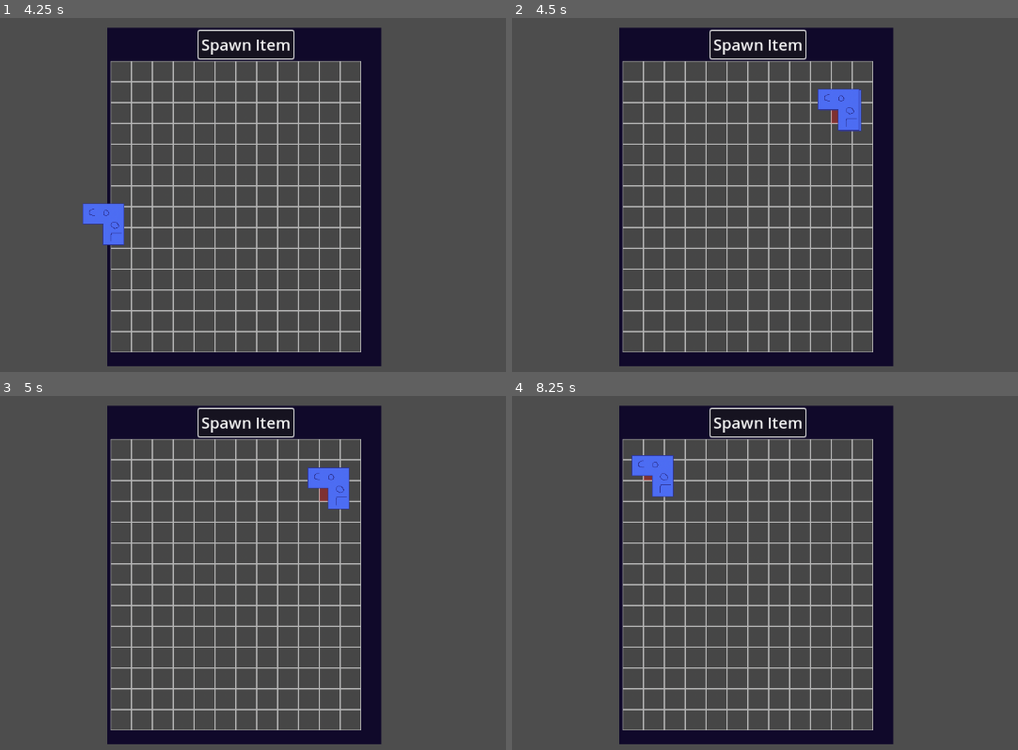
Above: before the commit, frames 1-4 (two rows, left to right).
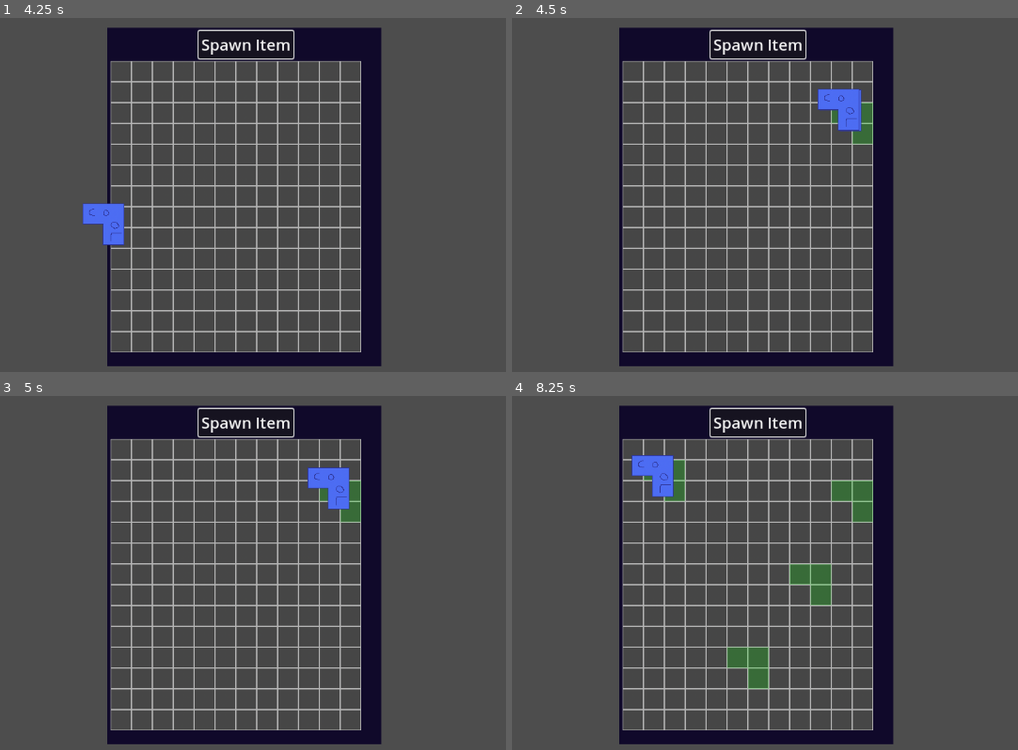
Above: after the commit, the same moments.

Repository: zMenta/Godot4GridInventory
Game: Godot game, scene res://main/main.tscn
Two runs of this game, one before a commit and one after it. Both use one fixed random seed, a clock stepped at 60 frames per second and the inputs below.
Inputs (mouse positions are in pixels of both pictures, inside the frame that each line leads up to):
- Up to frame 1 (4.25 s): click "Spawn Item" at 0.5 s; click "Spawn Item" at 1.25 s; click "Spawn Item" at 2 s; tap Enter at 2.75 s; move the mouse to (419, 180) at 2.77 s; tap Space at 3.5 s; move the mouse to (101, 223) at 3.52 s
- Up to frame 2 (4.5 s): tap Enter at 4.25 s; move the mouse to (840, 110) at 4.27 s
- Up to frame 3 (5 s): no input
- Up to frame 4 (8.25 s): tap Space at 5, 6.5 s; move the mouse to (729, 665) at 5.02 s; tap Enter at 5.75 s; move the mouse to (992, 643) at 5.77 s; move the mouse to (542, 519) at 6.52 s; move the mouse to (805, 580) at 7.27 s; move the mouse to (653, 477) at 8.02 s

Frame 1 is identical in both runs. In frame 2, 0.4% of the frame differs, in the area x 63-72%, y 23-36%; in frame 3, 0.4%; in frame 4, 2.5%, in the area x 26-72%, y 18-83%.

Commit message:
inventory grid checking slots WIP

Diff:
--- a/GridInventory/inventory_ui/inventory_ui.gd
+++ b/GridInventory/inventory_ui/inventory_ui.gd
@@ -4,8 +4,13 @@
 
 @onready var slot_scene : PackedScene = preload("res://inventory_ui/slot/slot.tscn")
 @onready var grid_container : GridContainer = $ColorRect/MarginContainer/VBoxContainer/ScrollContainer/GridContainer
+@onready var col_count : int = grid_container.columns
 
 var slot_array : Array[TextureRect] = []
+var item_held : Item = null
+var current_slot : Slot = null
+var can_place := false
+var icon_anchor : Vector2i
 
 func _ready() -> void:
 	for i in range(slot_amount):
@@ -18,13 +23,60 @@
 
 
 func _on_slot_mouse_entered(slot: Slot) -> void:
-	slot.state = slot.States.OCCUPIED
+	icon_anchor = Vector2i(10000, 10000)
+	current_slot = slot
+	if item_held:
+		check_slot_availability(current_slot)
+		set_slots.call_deferred(current_slot)
+
 
 func _on_slot_mouse_exited(slot: Slot) -> void:
-	slot.state = slot.States.DEFAULT
+	# slot.state = slot.States.DEFAULT
+	pass
 
 # Item spawn button
 func _on_button_pressed() -> void:
 	var item : Item = preload("res://item/item.tscn").instantiate()
 	item.is_selected = true
 	add_child(item)
+	item_held = item
+
+
+func check_slot_availability(slot: Slot) -> void:
+	for grid in item_held.item_grid:
+		# Calculates the position of the slot that needs to be checked because of item_grid "hitbox";
+		var slot_to_check : int = slot.id + grid[0] + (grid[1] * col_count)
+		var column_wrap_check : int = slot.id % col_count + grid[0]
+		# If column_wrap_check is less than 0 it means the item_grid hitbox wraps around on the left side,
+		# if is bigger than col_count it means that the hitbox wraps on the right side.
+		if column_wrap_check < 0 or column_wrap_check >= col_count:
+			can_place = false
+			return
+		if slot_to_check < 0 or slot_to_check >= slot_array.size():
+			can_place = false
+			return
+		if slot_array[slot_to_check].state == slot_array[slot_to_check].States.OCCUPIED:
+			can_place = false
+			return
+	can_place = true
+
+
+func set_slots(slot: Slot) -> void:
+	for grid in item_held.item_grid:
+		# Calculates the position of the slot that needs to be checked because of item_grid "hitbox";
+		var slot_to_check : int = slot.id + grid[0] + (grid[1] * col_count)
+		var column_wrap_check : int = slot.id % col_count + grid[0]
+		# If column_wrap_check is less than 0 it means the item_grid hitbox wraps around on the left side,
+		# if is bigger than col_count it means that the hitbox wraps on the right side.
+		if column_wrap_check < 0 or column_wrap_check >= col_count:
+			continue
+		if slot_to_check < 0 or slot_to_check >= slot_array.size():
+			continue
+
+		if can_place:
+			print("slot set")
+			slot_array[slot_to_check].state = Slot.States.FREE
+			if grid[0] < icon_anchor.y: icon_anchor.y = grid[0]
+			if grid[1] < icon_anchor.x: icon_anchor.x = grid[1]
+		else:
+			slot_array[slot_to_check].state = Slot.States.OCCUPIED
